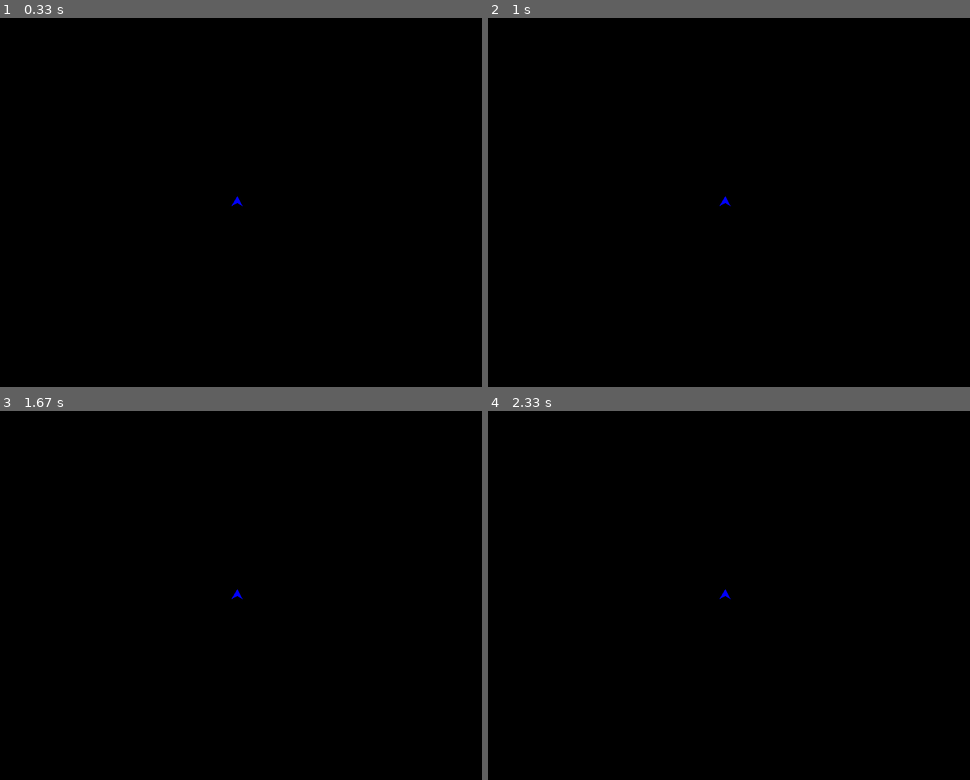
Above: before the commit, frames 1-4 (two rows, left to right).
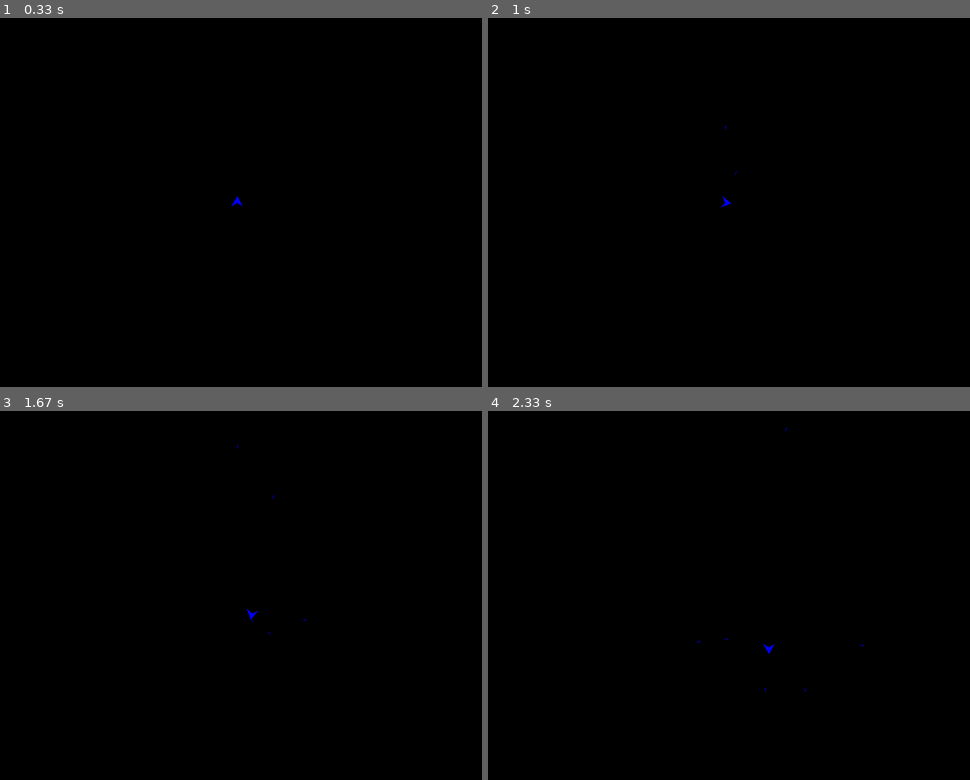
Above: after the commit, the same moments.

Repository: Pedrobc89/Pygame
Game: pygame game, started from 2019/SSnave.py
The game is run twice, just before and just after one commit, with the same random seed, the same clock (stepped at 60 frames per second) and the same inputs.
Inputs:
- Up to frame 1 (0.33 s): no input
- Up to frame 2 (1 s): tap Space at 0.33, 0.73 s; hold D from 0.67 s (still down)
- Up to frame 3 (1.67 s): tap Space at 1.03, 1.23, 1.57 s; release D at 1.13 s; hold W 1.17-1.47 s; hold D from 1.5 s (still down)
- Up to frame 4 (2.33 s): tap Space at 1.87, 2.07 s; release D at 1.97 s; hold A from 2 s (still down)

Frame 1 is identical in both runs. In frame 2, less than 0.1% of the frame differs, in the area x 48-52%, y 29-52%; in frame 3, less than 0.1%; in frame 4, less than 0.1%, in the area x 43-79%, y 4-76%.

Commit message:
crated ship and shots

Diff:
--- /dev/null
+++ b/2019/Introduction to Classes.py
@@ -0,0 +1,84 @@
+class Circle:
+    pi = 3.1415
+
+    def __init__(self, radius, center):
+        self.radius = radius
+        self.center = center
+
+    @property
+    def diameter(self):
+        """The diameter property."""
+        return self.radius*2
+    @diameter.setter
+    def diameter(self, value):
+        self.radius = value/2
+
+    @property
+    def center(self):
+        """The center property."""
+        return self._center
+    @center.setter
+    def center(self, value):
+        self._center = value
+
+
+    def p(self):
+        return 2*self.pi*self.radius
+
+    def area(self):
+        return self.pi*self.radius*self.radius
+
+    def __repr__(self):
+        return ("Circle radius = {}, center = {}, diameter = {}, perimeter = {},"
+            " area = {}").format(self.radius, self.center, self.diameter self.p(), self.area())
+
+
+class Rectangle:
+    def __init__(self, center, w, h):
+        self.center = center
+        self.w = w
+        self.h = h
+
+    def p(self):
+        return 2*self.w+2*self.h
+
+    def area(self):
+        return self.w*self.h
+
+    def points(self):
+        x, y = self.center
+        left = x-self.w/2
+        right = x+self.w/2
+        top = y-self.h/2
+        bottom = y+self.h/2
+        return [(left, top), (right, top), (right, bottom), (left, bottom)]
+
+    def __repr__(self):
+        return ("Rectangle  center = {}, width = {},"
+            " height = {}, perimeter = {}, area = {}").format(self.center, self.w, self.h, self.p(), self.area())
+
+class RegularPolygon:
+    def __init__(self, center, lenght, nSides):
+        self.center = center
+        self.length = lenght
+        self.nSides = nSides
+
+    def perimeter(self):
+        return self.nSides * self.length
+
+    def internalAngle(self):
+        return (self.nSides-2)*180/self.nSides
+
+    def __repr__(self):
+        return ("RegularPolygon  center = {}, length = {},"
+            " number of sides = {}, perimeter = {}, internal angle = {}"
+            "").format(self.center, self.w, self.h, self.perimeter(), self.internalAngle())
+
+
+c1 = Circle(10, (2, 2))
+r1=  Rectangle((5,5), 10, 10)
+# c1.r = 10
+# c1.center = (15, 20)
+
+print(c1)
+print(r1.points())
--- a/2019/SSnave.py
+++ b/2019/SSnave.py
@@ -11,21 +11,112 @@
 
 def update():
     screen.fill((0,0,0))  # Apaga tudo o que tem na tela pintando de cor preta
-    for ship in Spaceship.allShips:
-        ship.update()
-
+    Spaceship.updateAll()
+    Shot.updateAll()
     pygame.display.update()
 
 def looping():
     """Main loop"""
+    mainShip = Spaceship.allShips[0]
     for event in pygame.event.get(): # captura eventos (teclado e mouse)
         if event.type == pygame.QUIT: # Clique no X da janela
             return False
         if event.type == pygame.KEYDOWN and event.key == pygame.K_ESCAPE: # Apertada a tecla ESC
             return False
+        if event.type == pygame.KEYDOWN and event.key == pygame.K_SPACE: # Apertada a tecla espaço
+            a = Shot(mainShip.centerx, mainShip.centery, Vector(3, mainShip.direction))
+
+
+    pressed = pygame.key.get_pressed()
+    if pressed[pygame.K_d]:
+        Spaceship.allShips[0].direction += 5
+    if pressed[pygame.K_a]:
+        Spaceship.allShips[0].direction -= 5
+    if pressed[pygame.K_w]:
+        Spaceship.allShips[0].accelerate(0.1)
+    if pressed[pygame.K_s]:
+        Spaceship.allShips[0].accelerate(-0.1)
+
 
     update()
     return True
+
+
+
+class Vector():
+    def __init__(self, magnitude, direction):
+        self.magnitude = magnitude
+        self.direction = direction
+
+    @property
+    def x(self):
+        """The x property."""
+        return self.magnitude*cos(self.direction)
+
+    @property
+    def y(self):
+        """The y property."""
+        return self.magnitude*sin(self.direction)
+
+    def __add__(self, other):
+        x = self.x + other.x
+        y = self.y + other.y
+        magnitude = math.sqrt(x**2+y**2)
+        direction = math.degrees(math.atan2(y, x))
+        return Vector(magnitude, direction)
+
+    def __iadd__(self, other):
+        x = self.x + other.x
+        y = self.y + other.y
+        self.magnitude = math.sqrt(x**2+y**2)
+        self.direction = math.degrees(math.atan2(y, x))
+        return self
+
+    def __str__(self):
+        return "({}, {})".format(self.magnitude, self.direction)
+
+class Shot():
+    allShots = []
+    def __init__(self, x, y, velocity):
+        self.id = Shot.allShots.append(self)
+        self.x = x
+        self.y = y
+        self.length = 5
+        self.velocity = velocity
+        self.color = pygame.Color('blue')
+
+    @property
+    def points(self):
+        """The points property."""
+        p1 = (self.x, self.y)
+        vec = Vector(self.length, self.velocity.direction)
+        p2 = (self.x+vec.x, self.y+vec.y)
+        return [p1, p2]
+
+    def updateAll():
+        for shot in Shot.allShots:
+            shot.update()
+
+    def update(self):
+        self.move()
+        self.draw()
+
+    def outBounds(self):
+        w, h = screenSize
+        if not 0 < self.x < w or not 0 < self.y < h:
+            self.explode()
+
+    def move(self):
+        self.outBounds()
+        self.x += self.velocity.x
+        self.y += self.velocity.y
+
+    def draw(self):
+        pygame.draw.line(screen, self.color, self.points[0], self.points[1])
+
+    def explode(self):
+        print('Shot exploded')
+        Shot.allShots.remove(self)
 
 class Spaceship(pygame.Rect):
     """Class for the spaceship"""
@@ -38,6 +129,7 @@
         self.direction = direction
         self.allShips.append(self)
         self.color = pygame.Color('blue')
+        self.velocity = Vector(0, direction)
 
     @property
     def xf(self):
@@ -60,19 +152,33 @@
     @property
     def points(self):
         """List of points to draw the ship"""
-        p1 = (self.centerx+self.width/2*cos(self.direction), self.centery+self.width/2*sin(self.direction))
-        p2 = (self.centerx+self.width/2*cos(self.direction+120), self.centery+self.width/2*sin(self.direction+120))
-        p3 = (self.centerx+self.width/2*cos(self.direction-120), self.centery+self.width/2*sin(self.direction-120))
+        vec = Vector(self.width/2, self.direction)
+        p1 = (self.centerx+vec.x, self.centery+vec.y)
+        vec.direction+=120
+        p2 = (self.centerx+vec.x, self.centery+vec.y)
+        vec.direction+=120
+        p3 = (self.centerx+vec.x, self.centery+vec.y)
         return [p1, p2, self.center, p3]
 
     def draw(self):
         pygame.draw.polygon(screen, self.color, self.points)
 
+    def updateAll():
+        for ship in Spaceship.allShips:
+            ship.update()
+
     def update(self):
-        # self.move()
+        self.move()
         self.draw()
 
-    def __repr__(self):
+    def move(self):
+        self.xf += self.velocity.x
+        self.yf += self.velocity.y
+
+    def accelerate(self, magnitude):
+        self.velocity+=Vector(magnitude, self.direction)
+
+    def __str__(self):
         return "corner: ({}, {}) size: {} direction: {}".format(self.xf, self.yf, self.width, self.direction)
 
 
@@ -85,7 +191,7 @@
     s = Spaceship(390,290,20,-90)
 
     while looping():
-        print(s)
+        # print(s.velocity)
         pass
 
 # except:
--- a/2019/init.py
+++ b/2019/init.py
@@ -16,13 +16,13 @@
     finally:
         pass
 
-shape = pygame.Rect(190,140,20,20)
+shape = pygame.Rect(0,0,20,20)
 color = colorPicker('red')
+ax, ay, vx, vy = [0,0,1,1]
 
 # Definição de uma função/método
 # Loop principal do programa, aqui estará o que acontece com cada frame do Jogo
 def looping():
-    global color
     screen.fill((0, 0, 0))  # Apaga tudo o que tem na tela pintando de cor preta
     #screen.blit(background_image, [0,0]) # Apaga tudo o que tem na tela pintando o fundo com uma imagem
     for event in pygame.event.get(): # captura eventos (teclado e mouse)
@@ -33,6 +33,10 @@
         if event.type == pygame.KEYDOWN and event.key == pygame.K_SPACE: # Apertada a tecla Space
             color = random.choice(list(pygame.color.THECOLORS.values()))
             # color = pygame.Color('gold')
+
+
+    shape.x += vx
+    shape.y += vy
 
     pygame.draw.rect(screen, color, shape )
     pygame.display.update() # Atualiza o frame na tela
--- /dev/null
+++ b/2019/lucas.py
@@ -0,0 +1,147 @@
+import pygame
+
+class Circle:
+    pi = 3.1415
+
+    def __init__(self, radius, center):
+        self.radius = radius
+        self.center = center
+
+    @property
+    def diameter(self):
+        """The diameter property."""
+        return self.radius*2
+    @diameter.setter
+    def diameter(self, value):
+        self.radius = value/2
+
+    @property
+    def center(self):
+        """The center property."""
+        return self._center
+    @center.setter
+    def center(self, value):
+        self._center = value
+
+
+    def p(self):
+        return 2*self.pi*self.radius
+
+    def area(self):
+        return self.pi*self.radius*self.radius
+
+    def draw(self):
+        pygame.draw.circle(screen, (155,0,0), self.center, self.radius)
+
+    # def __repr__(self):
+    #     return ("Circle radius = {}, center = {}, diameter = {}, perimeter = {},"
+    #         " area = {}").format(self.radius, self.center, self.diameter self.p(), self.area())
+
+
+class Rectangle:
+    def __init__(self, center, w, h):
+        self.center = center
+        self.w = w
+        self.h = h
+
+    def p(self):
+        return 2*self.w+2*self.h
+
+    def area(self):
+        return self.w*self.h
+
+    def points(self):
+        x, y = self.center
+        left = x-self.w/2
+        right = x+self.w/2
+        top = y-self.h/2
+        bottom = y+self.h/2
+        return [(left, top), (right, top), (right, bottom), (left, bottom)]
+
+    def draw(self):
+        pygame.draw.polygon(screen, (0,0,155), self.points())
+
+    def __repr__(self):
+        return ("Rectangle  center = {}, width = {},"
+            " height = {}, perimeter = {}, area = {}").format(self.center, self.w, self.h, self.p(), self.area())
+
+class RegularPolygon:
+    def __init__(self, center, lenght, nSides):
+        self.center = center
+        self.length = lenght
+        self.nSides = nSides
+
+    def perimeter(self):
+        return self.nSides * self.length
+
+    def internalAngle(self):
+        return (self.nSides-2)*180/self.nSides
+
+    def __repr__(self):
+        return ("RegularPolygon  center = {}, length = {},"
+            " number of sides = {}, perimeter = {}, internal angle = {}"
+            "").format(self.center, self.w, self.h, self.perimeter(), self.internalAngle())
+
+
+pygame.init()
+clock = pygame.time.Clock() # Inicialização do clock do pygame
+
+screen_size = (800, 600)
+screen = pygame.display.set_mode(screen_size) # Cria a janela no OS
+
+c = Circle(30, (400,300))
+r = Rectangle((20,20), 10,20)
+ax, ay, vx, vy, g = [0, 0, 0, 0, 1]
+def looping():
+    global ax
+    global ay
+    global vx
+    global vy
+    global g
+    for event in pygame.event.get(): # captura eventos (teclado e mouse)
+        # print(event)
+        if event.type == pygame.QUIT: # Clique no X da janela
+            return False
+        if event.type == pygame.KEYDOWN and event.key == pygame.K_ESCAPE: # Tecla ESC pressionada
+            return False
+
+    pressed = pygame.key.get_pressed()
+    if pressed[pygame.K_w]:
+        ay = -2
+    elif pressed[pygame.K_s]:
+        ay = 1
+    else:
+        ay = 0
+
+    if pressed[pygame.K_a]:
+        ax = -1
+    elif pressed[pygame.K_d]:
+        ax = 1
+    else:
+        ax = 0
+
+    screen.fill((85, 130, 170))  # Apaga tudo o que tem na tela pintando de cor preta
+    x, y = c.center
+    vx += ax
+    vy += ay  + g
+    x += vx
+    y += vy
+
+    if y+c.radius > 600:
+        y = 600-c.radius-1
+        vy = 0
+    if y-c.radius < 0:
+        y = c.radius+1
+        vy = 0
+
+    c.center = (x, y)
+    c.draw()
+    r.draw()
+    pygame.display.update() # Atualiza o frame na tela
+    clock.tick(60) # FPS - frames per second / basicamente um delay
+
+    return True
+
+while looping():
+
+    pass
--- a/2019/move.py
+++ b/2019/move.py
@@ -20,17 +20,51 @@
         self.azimuth = azimuth # azimuth angle of the point of view (horizontal angle)
         self.elevation = elevation # elevation angle of the point of view (vertical angle)
 
-
     def forward(self, value):
         """moves the point of view one step forward (backwards if value is negative)"""
-        self.x += value*m.sin(m.degrees(self.azimuth))
-        self.y += value*m.cos(m.degrees(self.azimuth))
+        self.x += value*m.sin(m.radians(self.azimuth))
+        self.y += value*m.cos(m.radians(self.azimuth))
         pass
 
     def sidestep(self, value):
         """moves the point of view one step to the right (left if value is negative)"""
-        self.x += value*m.cos(m.degrees(self.azimuth))
-        self.y += value*m.sin(m.degrees(self.azimuth))
+        self.x += value*m.cos(m.radians(self.azimuth))
+        self.y += value*m.sin(m.radians(self.azimuth))
+
+        pass
+
+    def transform(self, x, y, z, p = False):
+        """Transforms a 3D point into 2d coordinates"""
+
+        x = (x-self.x)
+        y = (y-self.y)
+        z = (z-self.z)
+        azimuth = m.degrees(m.atan2(y, x))
+        elevation = -m.degrees(m.atan2(z, y))
+        if p: print(azimuth, elevation)
+        if 30 < azimuth < 150: azimuth = (90+self.azimuth-azimuth)
+        else: return None
+        x_ = 200+(azimuth/60)*200
+        y_ = 200+(elevation/60)*200
+
+        if x_ < 0 or x_ > 400 or y_ < 0 or y_ > 400: return None
+
+        return (x_, y_)
+
+    def drawAxis(self):
+        """Draw the 3D axis"""
+        origin = self.transform(self.x, self.y, self.z)
+        xaxis = self.transform(self.x+400, self.y, self.z)
+        yaxis = self.transform(self.x, self.y+400, self.z)
+        zaxis = self.transform(self.x, self.y, self.z+400)
+        # print(xaxis)
+
+        pygame.draw.line(screen, pygame.Color("blue"), (200,200), (200+x, 200+y))
+        pygame.draw.line(screen, pygame.Color("green"), (200,200), (200-y,200+x))
+
+        pygame.draw.line(screen, pygame.Color("white"), (200,200), zaxis)
+        pygame.draw.line(screen, pygame.Color("blue"), (200,200), xaxis)
+        pygame.draw.line(screen, pygame.Color("green"), (200,200), yaxis)
         pass
 
     def __repr__(self):
@@ -74,32 +108,49 @@
 
     @property
     def center(self):
-        """The center (x, y) of cube."""
-        return (self.x, self.y)
+        """The center (x, y, z) of cube."""
+        return (self.x, self.y, self.z)
     @center.setter
     def center(self, value):
-        x, y = value
+        x, y, z = value
         self.x = x
         self.y = y
+        self.z = z
 
     @property
     def points(self):
         """The list of the vertices coordinates of the cube."""
         #TODO: calculate the vertices coordinates based on perspective
-        topleft = (self.x-self.size/2, self.y-self.size/2)
-        topright = (self.x+self.size/2, self.y-self.size/2)
-        bottomleft = (self.x-self.size/2, self.y+self.size/2)
-        bottomright = (self.x+self.size/2, self.y+self.size/2)
-
-        topleft2 = (self.x-self.size/2, self.y-self.size/2)
-        topright2 = (self.x+self.size/2, self.y-self.size/2)
-        bottomleft2 = (self.x-self.size/2, self.y+self.size/2)
-        bottomright2 = (self.x+self.size/2, self.y+self.size/2)
-
-        return [topleft, topright, bottomright, bottomleft]
+        x, y, z = self.center
+        hs = self.size/2
+        _x = x-hs
+        x = x+hs
+        _y = y-hs
+        y = y+hs
+        _z = z-hs
+        z = z+hs
+        tl = self.pov.transform(_x, _y, z)
+        tr = self.pov.transform(x, _y, z)
+        bl = self.pov.transform(_x, _y, _z)
+        br = self.pov.transform(x, _y, _z)
+
+        tl2 = self.pov.transform(_x, y, z)
+        tr2 = self.pov.transform(x, y, z)
+        bl2 = self.pov.transform(_x, y, _z)
+        br2 = self.pov.transform(x, y, _z)
+
+        p1 = [br, bl, tl, tr, tr2, br2, br, tr]
+        p2 = [bl2, bl, tl, tl2, tr2, br2, bl2, tl2]
+
+        if p1.count(None) > 0: p1 = None
+        if p2.count(None) > 0: p2 = None
+
+        return (p1, p2)
 
     def draw(self):
-        pygame.draw.polygon(screen, (255,0,0), self.points, True)
+        p1, p2 = self.points
+        if p1: pygame.draw.polygon(screen, (255,0,0), p1, True)
+        if p2: pygame.draw.polygon(screen, (255,0,0), p2, True)
 
 
 class myRect(pygame.Rect):
@@ -133,8 +184,8 @@
 
 
 # rect = myRect(190,190,20,20)
-cube = myCube(200, 200, 0, 40, 0)
-lCube2 = myCube(100, 100, 0, 40, 0)
+cube = myCube(0, 10, 0, 10, 0)
+# lCube2 = myCube(100, 100, 0, 40, 0)
 
 # Updates the screen and all objects in it
 def update():
@@ -144,6 +195,10 @@
         cube.draw()
     for r in myRect.allRects:
         r.draw()
+
+    x = 200*m.cos(m.radians(myCube.pov.azimuth))
+    y = 200*m.sin(m.radians(myCube.pov.azimuth))
+    print(myCube.pov)
 
     pygame.display.update()
 
@@ -171,15 +226,18 @@
     if pressed[pygame.K_d]:
         myCube.pov.azimuth += 1
     if pressed[pygame.K_e]:
-        myCube.pov.sidestep(1)
+        myCube.pov.sidestep(.3)
     if pressed[pygame.K_q]:
-        myCube.pov.sidestep(-1)
+        myCube.pov.sidestep(-.3)
     if pressed[pygame.K_UP]:
         myCube.pov.elevation += 1
     if pressed[pygame.K_DOWN]:
         myCube.pov.elevation -= 1
-
-    print(myCube.pov)
+    if pressed[pygame.K_SPACE]:
+        myCube.pov.z += 1
+    if pressed[pygame.K_v]:
+        myCube.pov.z -= 1
+
     update()
     #pygame.display.update() # Atualiza o frame na tela
     clock.tick(60) # FPS - frames per second / basicamente um delay
--- /dev/null
+++ b/2019/proprieties.py
@@ -0,0 +1,24 @@
+class Circle:
+    def __init__(self, center, radius):
+        self.center = center
+        self.radius = radius
+
+    @property
+    def diameter(self):
+        """Diameter of the circle"""
+        return self.radius*2
+    @diameter.setter
+    def diameter(self, value):
+        self.radius = value/2
+
+    def getDiameter(self):
+        return self.radius*2
+
+    def setDiameter(self, value):
+        self.radius = value/2
+
+
+c = Circle((2, 2), 4)
+print(c.getDiameter())
+c.diameter = 3
+print(c.diameter)
Not shown, added: 2019/laser.mp3
